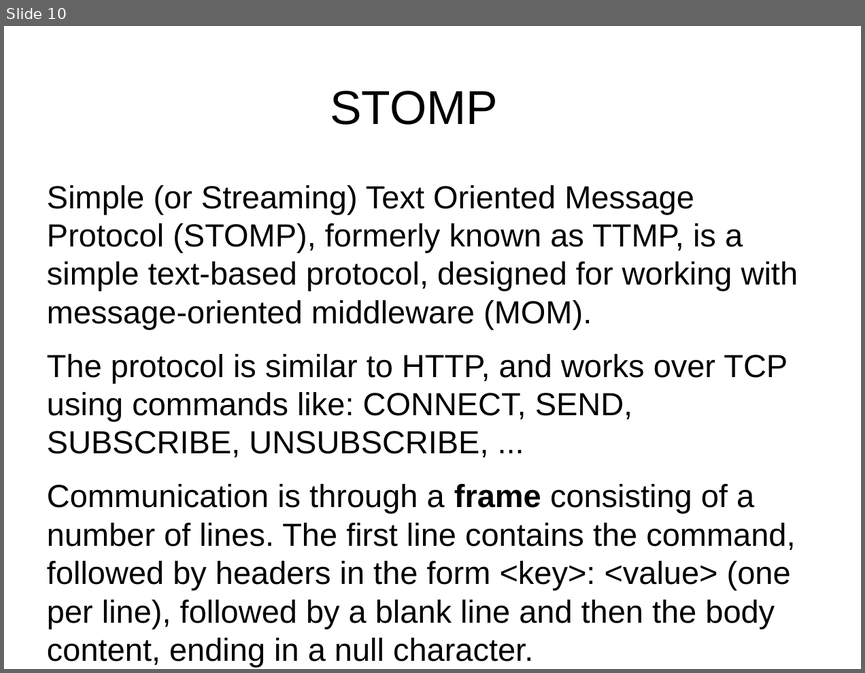
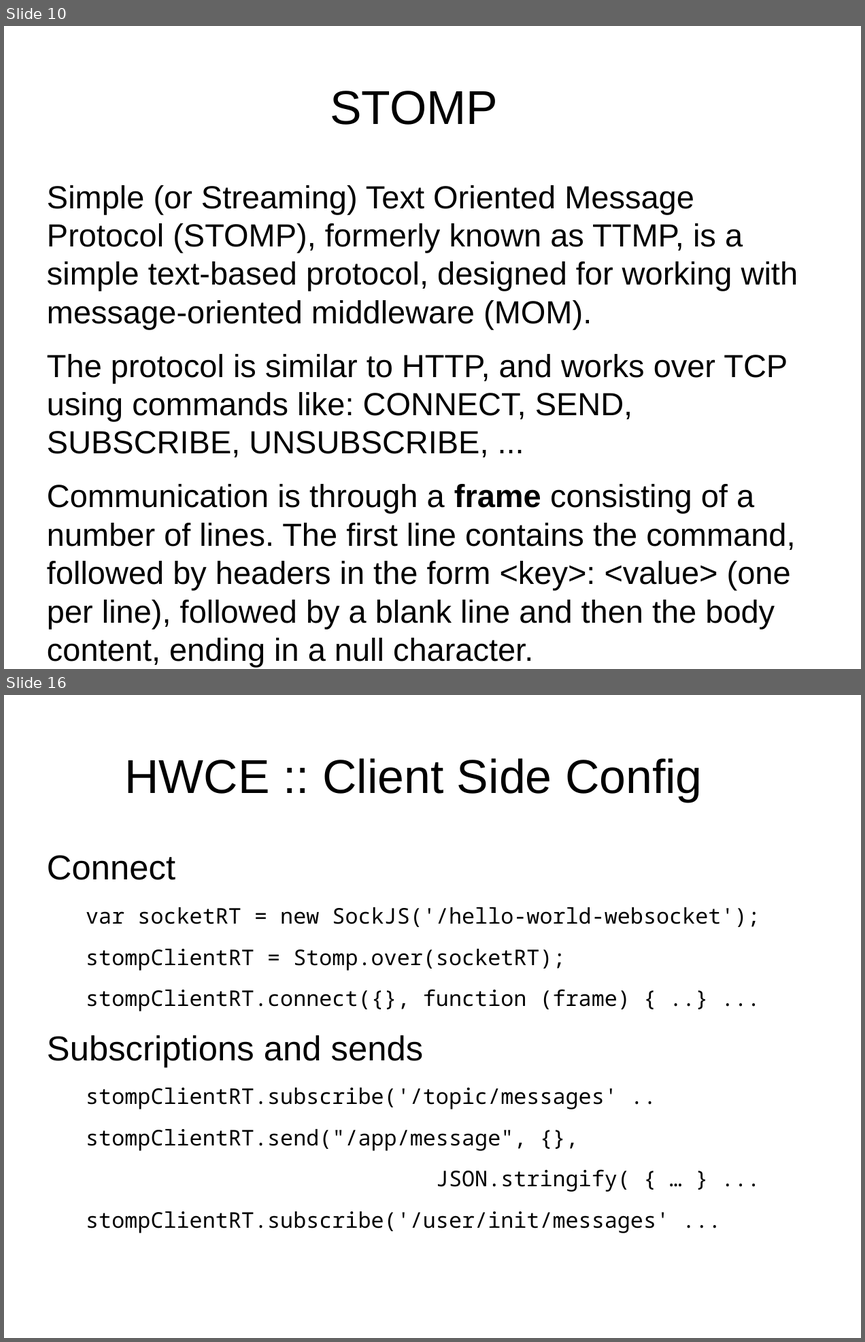
Before and after one commit to Tinvention/Training-websocket-with-spring, a slide deck: websocket-with-spring.odp. Shown one above the other, each under a label of ours: slide 10 before the commit, slides 10 and 16 after it; the slides between them are not shown. The pictures are 865x673 and 865x1342 pixels, drawn with LibreOffice and Linux fonts; fonts in the diff are those of the drawing; background and template pictures are left out. Boxes give left, top, right and bottom in pixels: in the first picture for what was removed or moved away, otherwise in the second. Text is boxed around its words. In the diff, an @@ line names an element or a change of style, - is before the commit and + after.

```diff
--- a/websocket-with-spring.odp
+++ b/websocket-with-spring.odp
@@ slide 16 added at [4, 695, 861, 1338], background #FFFFFF @@
@@ title added at [125, 758, 702, 802], 44 pt, text #000000 @@
+HWCE :: Client Side Config
@@ text added at [47, 855, 759, 1233], 20 pt, text #000000 @@
+Connect
+var socketRT = new SockJS('/hello-world-websocket');
+stompClientRT = Stomp.over(socketRT);
+stompClientRT.connect({}, function (frame) { ..} ...
+Subscriptions and sends
+stompClientRT.subscribe('/topic/messages' ..
+stompClientRT.send("/app/message", {},
+JSON.stringify( { … } ...
+stompClientRT.subscribe('/user/init/messages' ...
```
Also in this commit, not shown: 3 slides changed, 8 other slides added, 3 slides removed, 4 other files.
